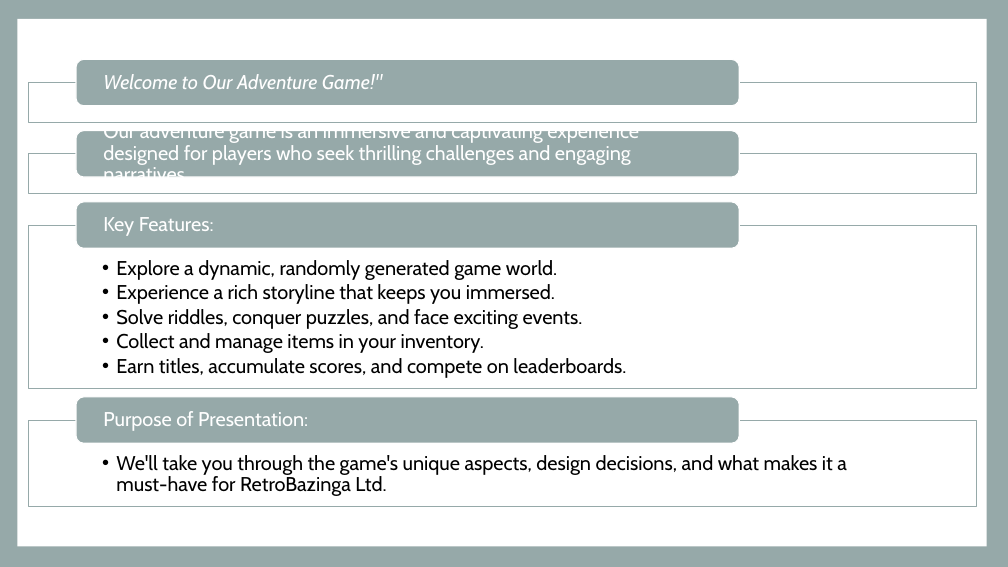
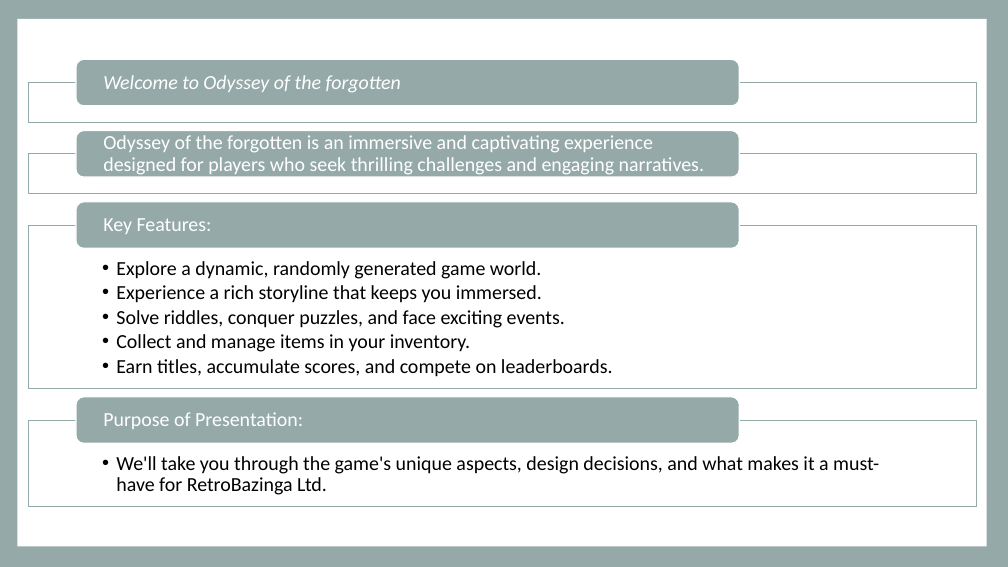
Before and after one commit to Nodles2209/Odyssey-of-the-Forgotten, a slide deck: slide 2 of Group_Presentation.pptx. Drawn at 1008x567 pixels with LibreOffice and Linux fonts; fonts in the diff are those of the drawing. Boxes give left, top, right and bottom in pixels: in the first picture for what was removed or moved away, otherwise in the second. Text is boxed around its words. In the diff, an @@ line names an element or a change of style, - is before the commit and + after.

Commit message:
added details to game content

```diff
--- a/Group_Presentation.pptx
+++ b/Group_Presentation.pptx
@@ text at [103, 75, 401, 92]: text changed; font Cabin to Calibri @@
-Welcome to Our Adventure Game!"
+Welcome to Odyssey of the forgotten
@@ text at [103, 135, 704, 175]: text changed; font Cabin to Calibri @@
-Our adventure game is an immersive and captivating experience designed for players who seek thrilling challenges and engaging narratives.
+Odyssey of the forgotten is an immersive and captivating experience designed for players who seek thrilling challenges and engaging narratives.
@@ fill #96A9A9 to #95A9A9; proportions changed in 4 elements at [76, 60, 740, 106], [76, 131, 740, 177], [76, 202, 740, 248], [76, 397, 740, 443] @@
@@ font Cabin to Calibri; less space between paragraphs in 4 elements at [116, 261, 613, 377], [103, 218, 212, 234], [116, 456, 879, 495], [103, 412, 303, 429] @@
@@ outline #96A9A9 1 pt to #95A9A9 1 pt in 4 elements at [29, 225, 976, 389], [29, 82, 976, 122], [29, 154, 976, 194], [29, 420, 976, 507] @@
```
Also in this commit, not shown: 8 other slides changed, 2 slides added, 1 slide removed.
